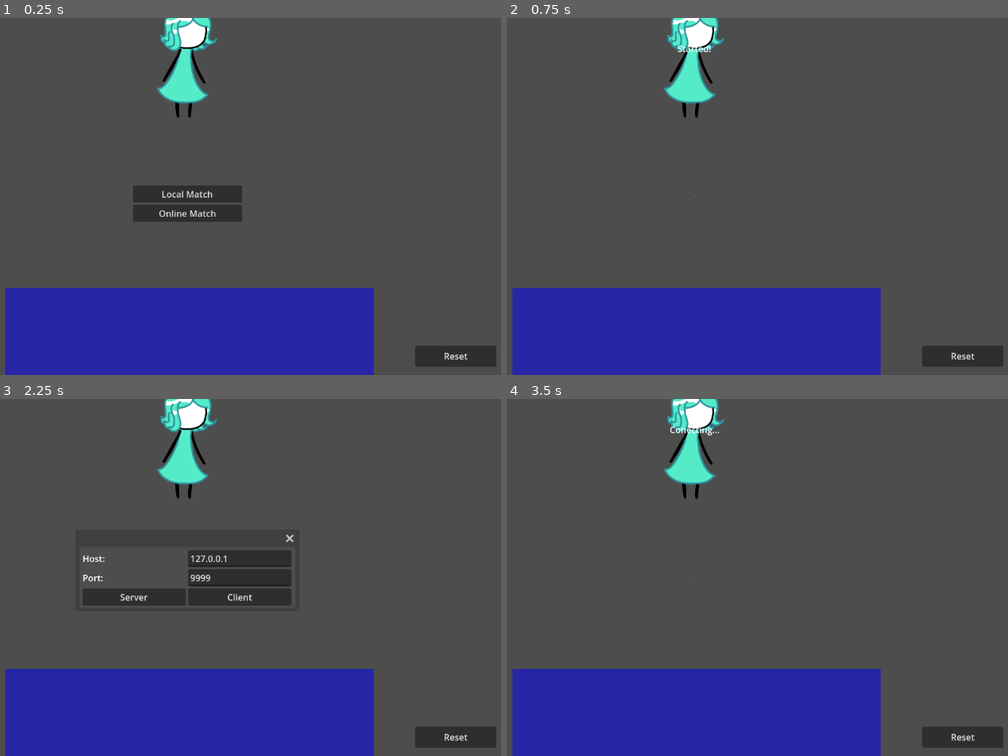
Above: before the commit, frames 1-4 (two rows, left to right).
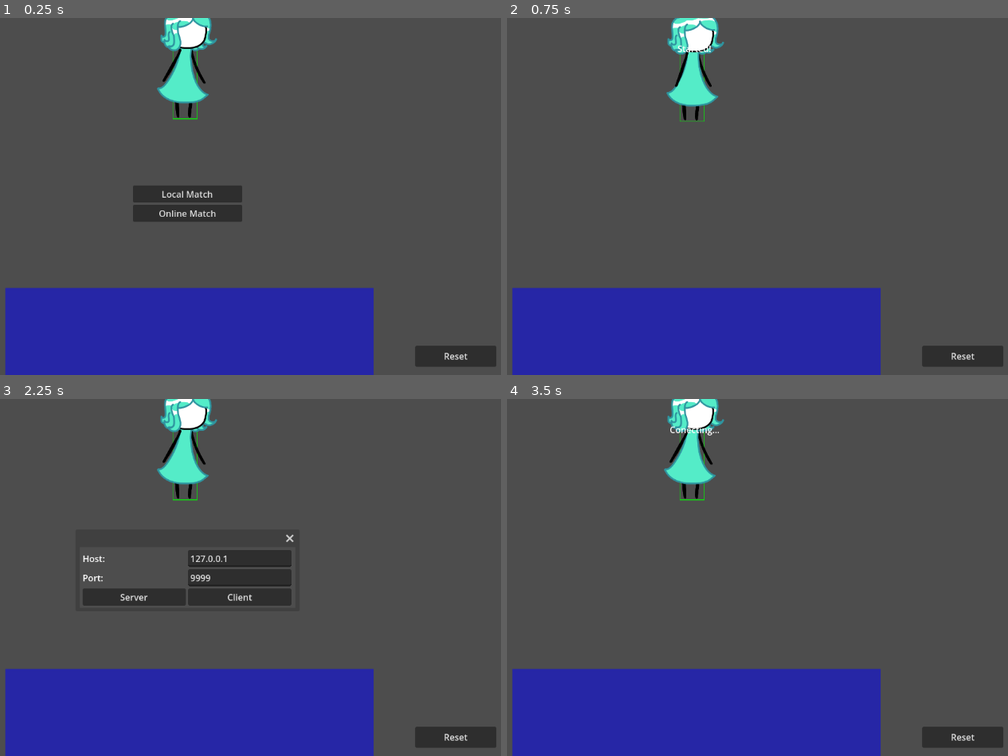
Above: after the commit, the same moments.

Repository: Patotatoman27/paperSlash
Game: Godot game, scene res://Scenes/MainGame/main.tscn
Same seed, same stepped clock (60 frames per second), same inputs: the game is played once before the commit and once after it.
Inputs:
- Up to frame 1 (0.25 s): no input
- Up to frame 2 (0.75 s): click "Local Match" at 0.5 s
- Up to frame 3 (2.25 s): click "Reset" at 1.25 s; click "Online Match" at 2 s
- Up to frame 4 (3.5 s): click "Client" at 2.75 s

The runs differ from the first frame. In frame 1, less than 0.1% of the frame differs, in the area x 34-40%, y 9-29%; in frame 2, 1.0%, in the area x 31-44%, y 0-51%; in frame 3, less than 0.1%; in frame 4, less than 0.1%.
Error before the commit: Trying to assign value of type 'Node' to a variable of type 'Node2D'. (res://Scripts/StateMachine/StateClasses/BaseState.gd:3)

Commit message:
StateMachine Barebones Update

Diff:
--- a/Scripts/Classes/PlayerClass.gd
+++ b/Scripts/Classes/PlayerClass.gd
@@ -31,11 +31,8 @@
 
 #region PROCESS
 func _network_process(input: Dictionary) -> void:
-	position += input.get("inputVector", Vector2.ZERO) * speed
-	if input.get("jump", false):
-		velocity.y = jumpSpeed;
-	stateMachine._updatePlayerRect()
-	stateMachine.physics_step()
+	stateMachine.process(input)
+	physics_step()
 
 #region STATE SAVE/LOAD
 func _save_state() -> Dictionary:
@@ -51,7 +48,7 @@
 	velocity = state["velocity"]
 	grounded = state["grounded"]
 	stateMachine.currentState = state["SMstate"]
-	stateMachine._updatePlayerRect()
+	_updatePlayerRect()
 
 #region HITBOX
 func _draw():
@@ -60,3 +57,55 @@
 		playerRect.size
 	)
 	draw_rect(local_rect, Color(0, 1, 0, 0.5), false, 2)
+
+func physics_step():
+	_updatePlayerRect();
+	apply_gravity();
+	_updatePlayerRect();
+	resolveCollisions()
+	updateGrounded()
+
+func _updatePlayerRect():
+	playerRect = Rect2(position + PLAYER_OFFSET - PLAYER_SIZE/2, PLAYER_SIZE)
+
+func apply_gravity():
+	velocity.y += gravity
+	position.y += velocity.y
+
+func resolveCollisions():
+	for f in stage.floorRectangles:
+		var floorGlobal = Rect2(f.position + stage.position, f.size)
+		if playerRect.intersects(floorGlobal):
+			var playerCenter = playerRect.position + playerRect.size / 2
+			var floorCenter = floorGlobal.position + floorGlobal.size / 2
+			var dx = playerCenter.x - floorCenter.x
+			var dy = playerCenter.y - floorCenter.y
+			var overlapX = (playerRect.size.x / 2 + floorGlobal.size.x / 2) - abs(dx)
+			var overlapY = (playerRect.size.y / 2 + floorGlobal.size.y / 2) - abs(dy)
+			# Resolver por el eje de menor penetración
+			if overlapX < overlapY:
+				# Horizontal
+				if dx > 0:
+					playerRect.position.x += overlapX
+				else:
+					playerRect.position.x -= overlapX
+			else:
+				# Vertical (piso o techo)
+				if dy > 0:
+					# debajo → empujar hacia abajo (techo)
+					playerRect.position.y += overlapY
+				else:
+					# arriba → empujar hacia arriba (piso)
+					playerRect.position.y -= overlapY
+					velocity.y = 0;
+	# sincronizar posición del nodo
+	position = playerRect.position + PLAYER_SIZE/2 - PLAYER_OFFSET
+
+
+func updateGrounded():
+	grounded = false
+	for f in stage.floorRectangles:
+		var floorGlobal = Rect2(f.position + stage.position, f.size)
+		if playerRect.position.y + playerRect.size.y == floorGlobal.position.y:
+			grounded = true
+			break
--- a/Scripts/Players/playerScript.gd
+++ b/Scripts/Players/playerScript.gd
@@ -1,8 +1,8 @@
 extends Player
 
 func _ready():
-	stateMachine._updatePlayerRect()
+	_updatePlayerRect()
 	speed = 8
 	jumpSpeed = -30
-	gravity = 1.5
+	gravity = 1
 	AnimPlayer.play("Idle")
--- a/Scripts/StateMachine/StateClasses/BaseState.gd
+++ b/Scripts/StateMachine/StateClasses/BaseState.gd
@@ -1,3 +1 @@
 class_name BaseState extends Node
-
-@onready var controlledNode: Node2D = $"."
--- a/Scripts/StateMachine/StateClasses/PlayerState.gd
+++ b/Scripts/StateMachine/StateClasses/PlayerState.gd
@@ -1,52 +1 @@
 class_name PlayerState extends BaseState
-
-func physics_step():
-	apply_gravity();
-	_updatePlayerRect();
-	resolveCollisions()
-	updateGrounded()
-
-func _updatePlayerRect():
-	controlledNode.playerRect = Rect2(controlledNode.position + controlledNode.PLAYER_OFFSET - controlledNode.PLAYER_SIZE/2, controlledNode.PLAYER_SIZE)
-
-func apply_gravity():
-	controlledNode.velocity.y += controlledNode.gravity
-	controlledNode.position.y += controlledNode.velocity.y
-
-func resolveCollisions():
-	for f in controlledNode.stage.floorRectangles:
-		var floorGlobal = Rect2(f.position + controlledNode.stage.position, f.size)
-		if controlledNode.playerRect.intersects(floorGlobal):
-			var playerCenter = controlledNode.playerRect.position + controlledNode.playerRect.size / 2
-			var floorCenter = floorGlobal.position + floorGlobal.size / 2
-			var dx = playerCenter.x - floorCenter.x
-			var dy = playerCenter.y - floorCenter.y
-			var overlapX = (controlledNode.playerRect.size.x / 2 + floorGlobal.size.x / 2) - abs(dx)
-			var overlapY = (controlledNode.playerRect.size.y / 2 + floorGlobal.size.y / 2) - abs(dy)
-			# Resolver por el eje de menor penetración
-			if overlapX < overlapY:
-				# Horizontal
-				if dx > 0:
-					controlledNode.playerRect.position.x += overlapX
-				else:
-					controlledNode.playerRect.position.x -= overlapX
-			else:
-				# Vertical (piso o techo)
-				if dy > 0:
-					# debajo → empujar hacia abajo (techo)
-					controlledNode.playerRect.position.y += overlapY
-				else:
-					# arriba → empujar hacia arriba (piso)
-					controlledNode.playerRect.position.y -= overlapY
-					controlledNode.velocity.y = 0;
-	# sincronizar posición del nodo
-	controlledNode.position = controlledNode.playerRect.position + controlledNode.PLAYER_SIZE/2 - controlledNode.PLAYER_OFFSET
-
-
-func updateGrounded():
-	controlledNode.grounded = false
-	for f in controlledNode.stage.floorRectangles:
-		var floorGlobal = Rect2(f.position + controlledNode.stage.position, f.size)
-		if controlledNode.playerRect.position.y + controlledNode.playerRect.size.y == floorGlobal.position.y:
-			controlledNode.grounded = true
-			break
--- a/Scripts/StateMachine/state_machine.gd
+++ b/Scripts/StateMachine/state_machine.gd
@@ -1,4 +1,23 @@
 class_name StateMachine extends Node
 
 @onready var controlledNode: Node2D = $".."
-var currentState : BaseState
+
+enum STATE {
+	IDLE,
+	WALK,
+	AIR,
+}
+
+var currentState : STATE = STATE.IDLE;
+
+func process(input: Dictionary):
+	controlledNode.position += input.get("inputVector", Vector2.ZERO) * controlledNode.speed
+	if input.get("jump", false):
+		controlledNode.velocity.y = controlledNode.jumpSpeed;
+	match currentState:
+		STATE.IDLE:
+			controlledNode.velocity.y = 0;
+		STATE.WALK:
+			pass;
+		STATE.AIR:
+			pass;
